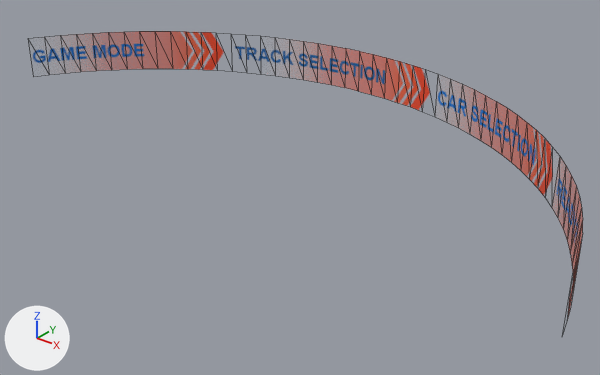
What one commit did to the glTF model Track/models/menu/menuTitles.glb.
Before and after are seen from a camera (50 mm lens) standing at (9.81, -7.05, 9.02) and looking at (1.04, 3.92, 2.23). The lights are fixed; the arrows at lower left show +X, +Y and +Z. Mesh edges are drawn as thin lines. Where no turn or scale is listed for an object, it has been applied to the vertices.

The scene before the commit, as lines of its bpy script (objects in view):
```python
me_cylinder_088 = bpy.data.meshes.new('Cylinder.088')
me_cylinder_088.from_pydata(...)  # 32 vertices, 30 faces; spans x -3.1..2.1, y 6.54..7.24, z 3.15..4.05
me_cylinder_088.materials.append(mat_ui3d)  # picture img_ui2
# before: 12 (2.1, 6.93, 4.05), 13 (2.1, 6.93, 3.15)
me_cylinder_089 = bpy.data.meshes.new('Cylinder.089')
me_cylinder_089.from_pydata(...)  # 26 vertices, 24 faces; spans x -6.39..-3.41, y 3.41..6.39, z 3.15..4.05
me_cylinder_089.materials.append(mat_ui3d)  # picture img_ui2
me_cylinder_090 = bpy.data.meshes.new('Cylinder.090')
me_cylinder_090.from_pydata(...)  # 28 vertices, 26 faces; spans x -6.39..-3.1, y 3.41..6.54, z 3.15..4.05
me_cylinder_090.materials.append(mat_ui3d)  # picture img_ui2
me_cylinder_095 = bpy.data.meshes.new('Cylinder.095')
me_cylinder_095.from_pydata(...)  # 22 vertices, 20 faces; spans x -3.41..0.0, y 6.39..7.24, z 3.15..4.05
me_cylinder_095.materials.append(mat_ui3d)  # picture img_ui2
ob_carselection = bpy.data.objects.new('carSelection', me_cylinder_089)
ob_carselection.location = (0.0, 0.0, -0.16)
ob_carselection.rotation_euler = (0.0, 0.0, -1.374)  # degrees (0, 0, -79)
ob_gamemode = bpy.data.objects.new('gameMode', me_cylinder_090)
ob_gamemode.location = (0.0, 0.0, -0.16)
ob_ready = bpy.data.objects.new('ready', me_cylinder_095)
ob_ready.location = (0.0, 0.0, -0.16)
ob_ready.rotation_euler = (0.0, 0.0, -1.374)  # degrees (0, 0, -79)
ob_trackselection = bpy.data.objects.new('trackSelection', me_cylinder_088)
ob_trackselection.location = (0.0, 0.0, -0.16)
```
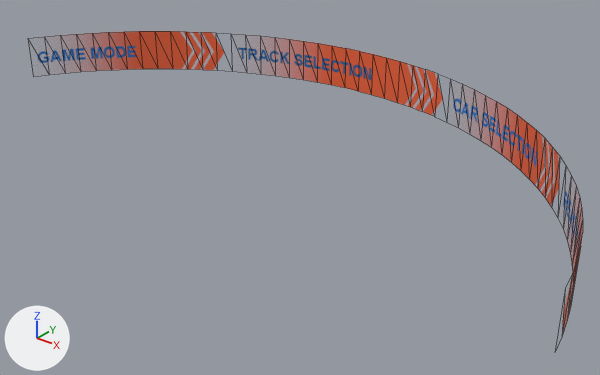
Where the newer file only moved an object's origin or applied its transform, the numbers keep the older frame.

The change, as a list of edits to the scene's bpy script:
```text
Add img_3d_ui_menus_selected:
    img_3d_ui_menus_selected = load_image('3D_UI_menus_selected', '_unpacked/3D_UI_menus_selected', 512, 512, 'sRGB')
Add mat_ui3d_002:
    mat_ui3d_002 = principled_material('UI3D.002')
    mat_ui3d_002.texture = img_3d_ui_menus_selected  # with its transparency
Change me_cylinder_095:
    where me_cylinder_095.from_pydata(...)  # 22 vertices, 20 faces; spans x -3.41..0.0, y 6.39..7.24, z 3.15..4.05
    remove me_cylinder_095.materials.append(mat_ui3d)  # picture img_ui2
    add me_cylinder_095.materials.append(mat_ui3d_002)  # picture img_3d_ui_menus_selected
Change me_cylinder_090:
    where me_cylinder_090.from_pydata(...)  # 28 vertices, 26 faces; spans x -6.39..-3.1, y 3.41..6.54, z 3.15..4.05
    used by ob_gamemode; location = (0.0, 0.0, -0.16)
    remove me_cylinder_090.materials.append(mat_ui3d)  # picture img_ui2
    me_cylinder_090 part 4: texture (UV) coordinates of 26 of 26 faces, centred in x -6.33..-3.2, y 3.52..6.49, z 3.45..3.75, changed; they spanned u 0.01..0.45, v 0.89..0.98 and now span u 0.01..0.51, v 0.89..0.99
    add me_cylinder_090.materials.append(mat_ui3d_002)  # picture img_3d_ui_menus_selected
Change me_cylinder_089:
    where me_cylinder_089.from_pydata(...)  # 26 vertices, 24 faces; spans x -6.39..-3.41, y 3.41..6.39, z 3.15..4.05
    used by ob_carselection; location = (0.0, 0.0, -0.16); rotation_euler = (0.0, 0.0, -1.374), in degrees (0, 0, -79)
    remove me_cylinder_089.materials.append(mat_ui3d)  # picture img_ui2
    me_cylinder_089 part 1: texture (UV) coordinates of 24 of 24 faces, centred in x -6.33..-3.52, y 3.52..6.33, z 3.45..3.75, changed; they spanned u 0.01..0.42, v 0.56..0.65 and now span u 0.01..0.47, v 0.67..0.77
    add me_cylinder_089.materials.append(mat_ui3d_002)  # picture img_3d_ui_menus_selected
Change me_cylinder_088:
    used by ob_trackselection; location = (0.0, 0.0, -0.16)
    verts and faces of me_cylinder_088; kept vertices keep their numbers, new ones are numbered from 32
    remove me_cylinder_088.from_pydata(...)  # 32 vertices, 30 faces; spans x -3.1..2.1, y 6.54..7.24, z 3.15..4.05
    add me_cylinder_088.from_pydata(...)  # 34 vertices, 32 faces; spans x -3.1..2.44, y 6.54..7.24, z 3.15..4.05
    me_cylinder_088 part 2
    add verts[32] = (2.44, 6.82, 4.05)
    add verts[33] = (2.44, 6.82, 3.15)
    add faces += [(12, 13, 33), (12, 33, 32)]
    me_cylinder_088 part 3: 30 faces spanning x -3.1..2.1, y 6.54..7.24, z 3.15..4.05 switch from mat_ui3d (picture img_ui2) to mat_ui3d_002 (picture img_3d_ui_menus_selected)
Change ob_ready:
    ob_ready.rotation_euler: (0.0, 0.0, -1.374) -> (0.0, 0.0, -1.424)  # degrees (0, 0, -79) -> degrees (0, 0, -82)
Change ob_carselection:
    ob_carselection.rotation_euler: (0.0, 0.0, -1.374) -> (0.0, 0.0, -1.424)  # degrees (0, 0, -79) -> degrees (0, 0, -82)
```

Pixel boxes (x1, y1, x2, y2) of what changed, in the pictures (600 x 375 px):
'trackSelection', reshaped: before (235, 45, 430, 110); after (238, 39, 443, 115)
'gameMode', recoloured, surface changed: (33, 31, 224, 71) in both
'carSelection', recoloured, surface changed, turned (brown to red): before (438, 91, 552, 195); after (453, 98, 559, 206)
'ready', recoloured, turned: before (556, 175, 583, 316); after (563, 191, 583, 332)
part 2 of me_cylinder_088, added: after (435, 81, 443, 110)
part 3 of me_cylinder_088, recoloured (brown to orange): (238, 45, 430, 110) in both
part 4 of me_cylinder_090, surface changed: before (33, 31, 224, 70); after (38, 31, 224, 71)
